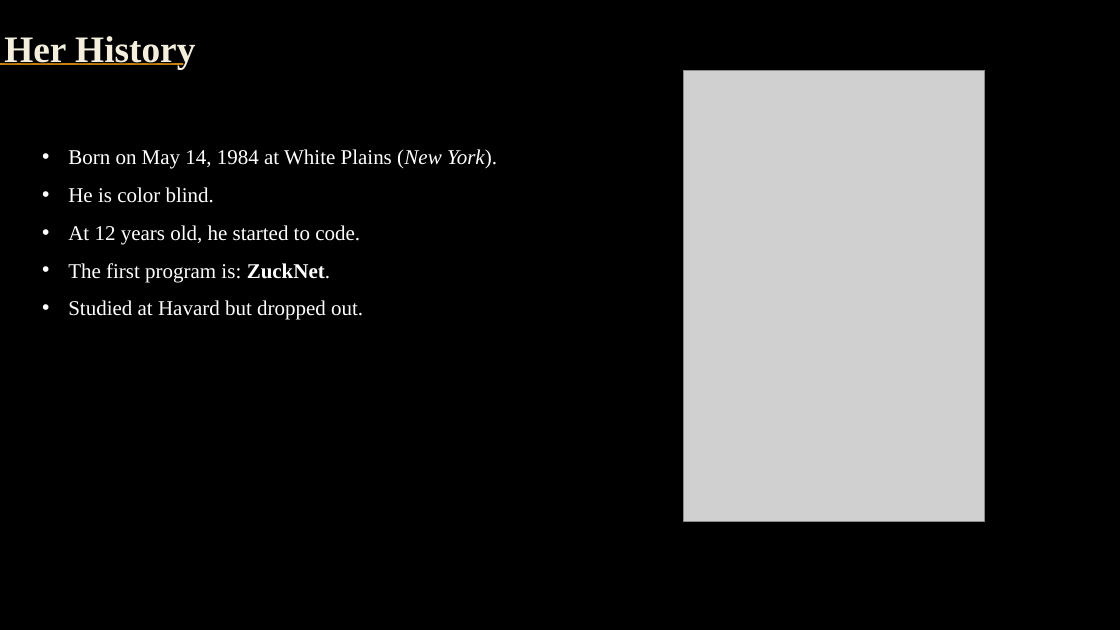
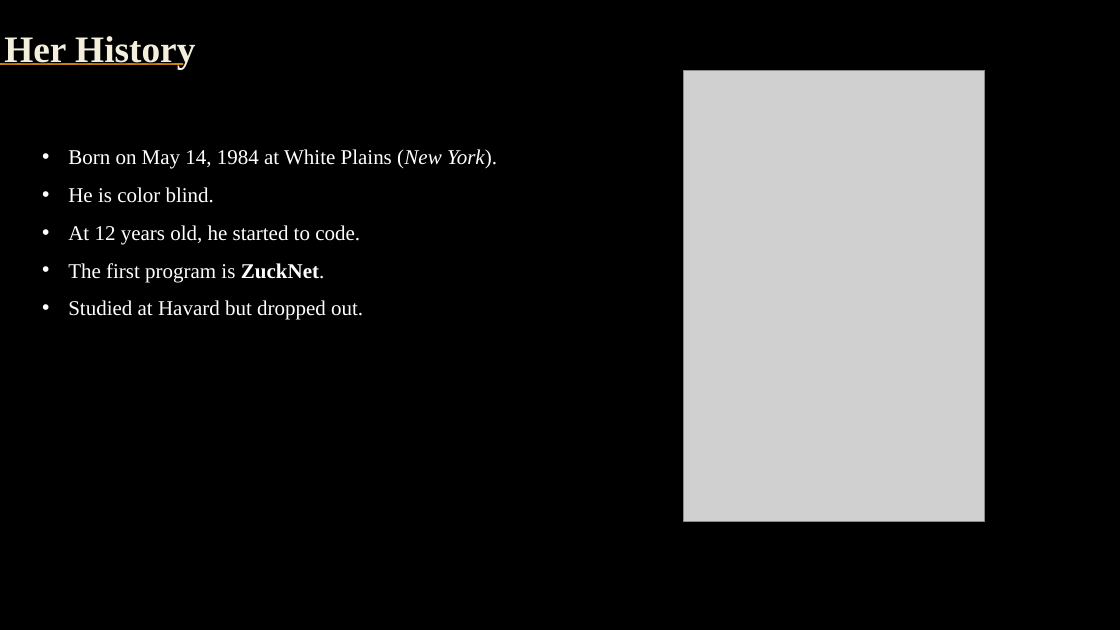
Before and after one commit to RomainMILLAN-IUT-MTPSETE/Cours-Linker, a slide deck: slide 2 of Semestre 2/Anglais/Anglais Entreprise/Examen - 1/DOSSIER PREP/Mark ZUCKERBERG.pptx. Drawn at 1120x630 pixels with LibreOffice and Linux fonts; fonts in the diff are those of the drawing; grey boxes stand for pictures; background and template pictures are left out. Boxes give left, top, right and bottom in pixels: in the first picture for what was removed or moved away, otherwise in the second. Text is boxed around its words. In the diff, an @@ line names an element or a change of style, - is before the commit and + after.

```diff
--- a/Semestre 2/Anglais/Anglais Entreprise/Examen - 1/DOSSIER PREP/Mark ZUCKERBERG.pptx
+++ b/Semestre 2/Anglais/Anglais Entreprise/Examen - 1/DOSSIER PREP/Mark ZUCKERBERG.pptx
@@ text at (68,263,324,282): text changed @@
-• The first program is: ZuckNet.
+• The first program is ZuckNet.
```
Also in this commit, not shown: 5 other slides changed.
